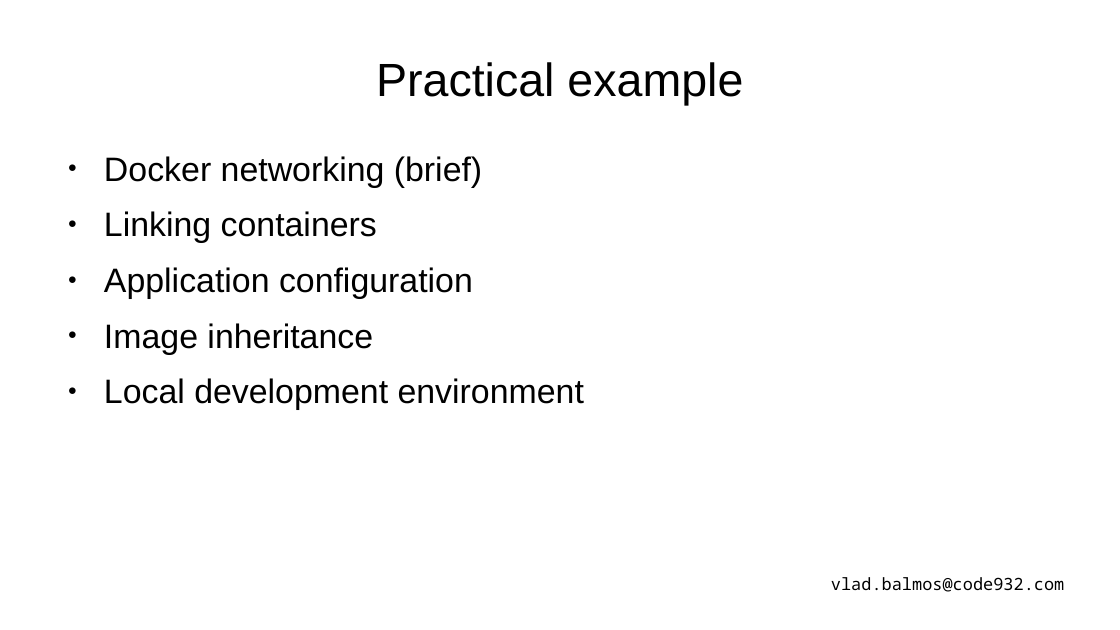
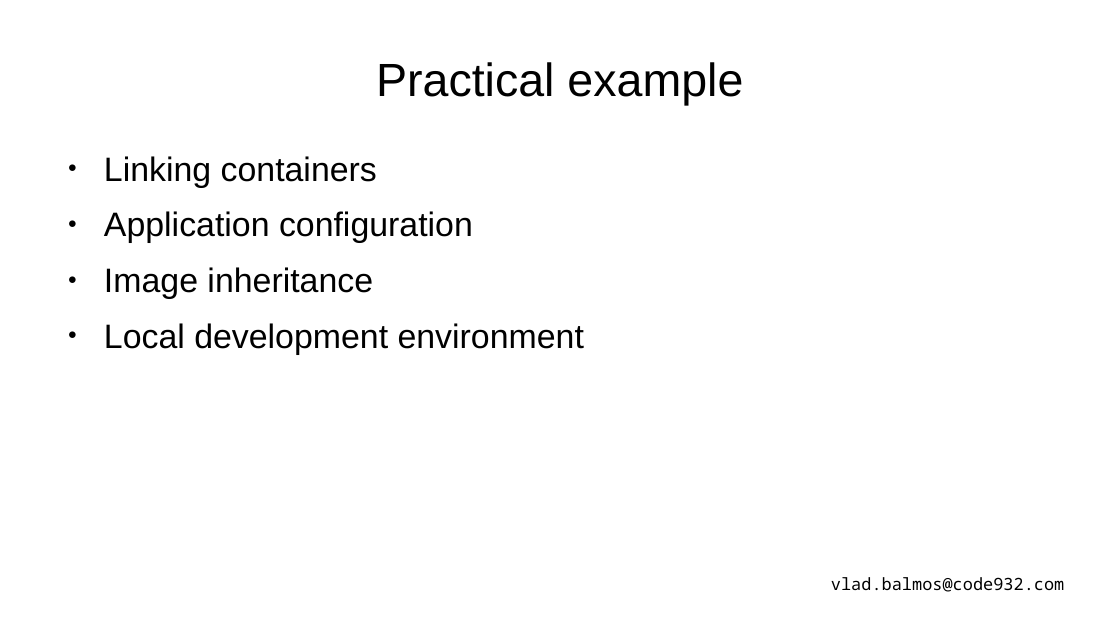
Before and after one commit to vladbalmos/docker-presentation, a slide deck: slide 30 of docker.odp (slide 29 before the commit). Drawn at 1120x630 pixels with LibreOffice and Linux fonts; fonts in the diff are those of the drawing. Boxes give left, top, right and bottom in pixels: in the first picture for what was removed or moved away, otherwise in the second. Text is boxed around its words. In the diff, an @@ line names an element or a change of style, - is before the commit and + after.

```diff
--- a/docker.odp
+++ b/docker.odp
@@ text at [104,156,482,188]: paragraph removed @@
-● Docker networking (brief)
```
Also in this commit, not shown: 5 other slides changed, 1 slide added, 1 other file.
